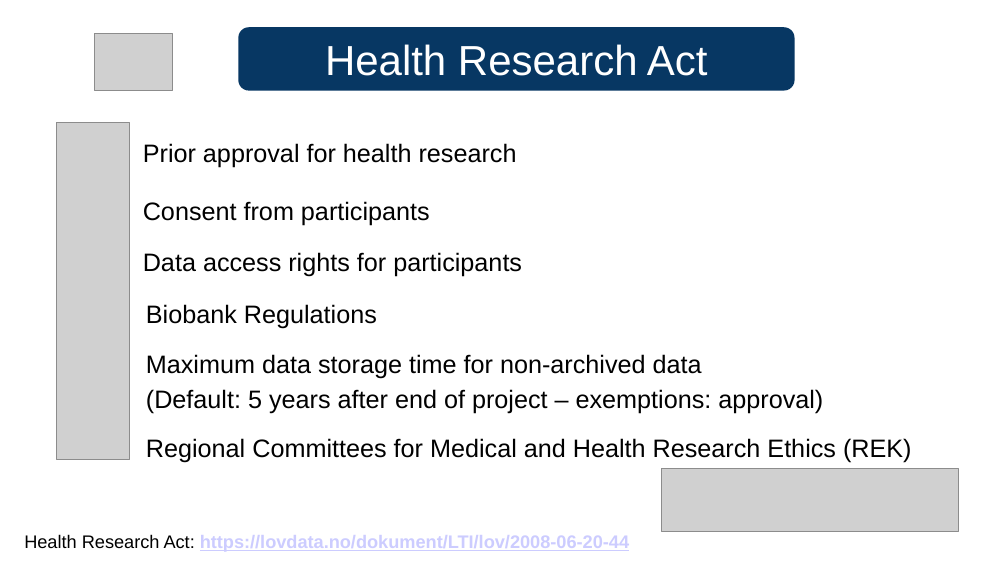
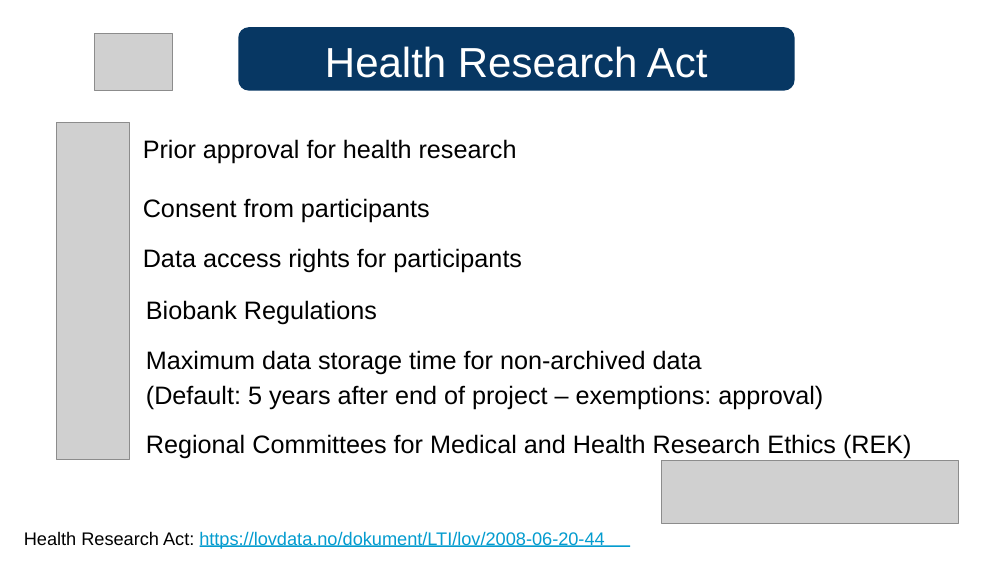
Before and after one commit to ELIXIR-Norway-Training/DMP-writing-workshop, a slide deck: slide 8 of 04_GDPR.odp (slide 9 before the commit). Drawn at 1008x567 pixels with LibreOffice and Linux fonts; fonts in the diff are those of the drawing; grey boxes stand for pictures. Boxes give left, top, right and bottom in pixels: in the first picture for what was removed or moved away, otherwise in the second. Text is boxed around its words. In the diff, an @@ line names an element or a change of style, - is before the commit and + after.

```diff
--- a/04_GDPR.odp
+++ b/04_GDPR.odp
@@ freeform shape added at bbox=[238, 27, 794, 91], fill #073763 @@
@@ text "Health Research Act": place and size @@
-text "Health Research Act" at bbox=[238, 27, 794, 91]
+text "Health Research Act" at bbox=[325, 46, 708, 78]
@@ text "Health Research Act" at bbox=[325, 46, 708, 78]: alignment centre to left; vertical alignment middle to top; fill #073763 to none @@
@@ freeform shape added at bbox=[325, 33, 708, 84], fill #073763 @@
@@ indent changed; line spacing 1.15 to 1; less space between paragraphs in 5 elements at bbox=[146, 434, 912, 459], bbox=[143, 248, 522, 273], bbox=[143, 139, 517, 164], bbox=[143, 198, 430, 222], bbox=[146, 300, 377, 325] @@
@@ text added at bbox=[146, 350, 702, 375], 18 pt, text #000000 @@
+Maximum data storage time for non-archived data
@@ text at bbox=[146, 385, 823, 410]: text changed @@
-Maximum data storage time for non-archived data
-(Default: 5 years after end of project – exemptions: approval)
+(Default: 5 years after end of project – exemptions: approval)
@@ picture: place and size @@
-picture at bbox=[661, 468, 958, 531]
+picture at bbox=[661, 460, 958, 523]
@@ text "Health Research Act: https://lovdata.no/dokument/LTI/lov/200 ..." at bbox=[24, 531, 604, 549]: text colour #CCCCFF to #049CCF, bold off, underline off in "https://lovdata.no/dokument/LTI/lov/2008-06-20-44"; line spacing 1.15 to 1 @@
@@ freeform shape added at bbox=[200, 545, 630, 547], fill #049CCF @@
```
Also in this commit, not shown: 45 other slides changed, 5 slides added, 3 slides removed, 3 other files.
